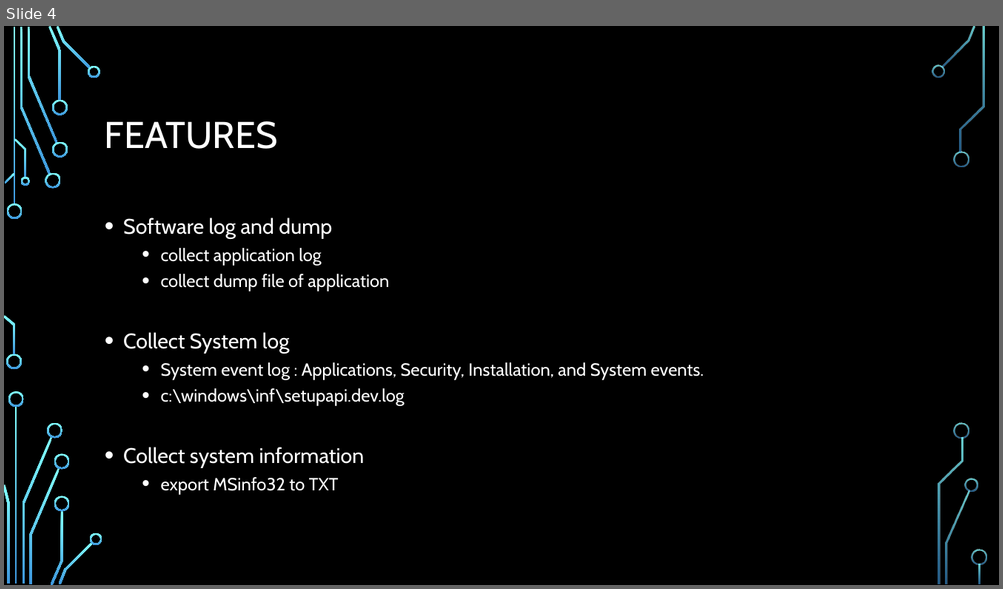
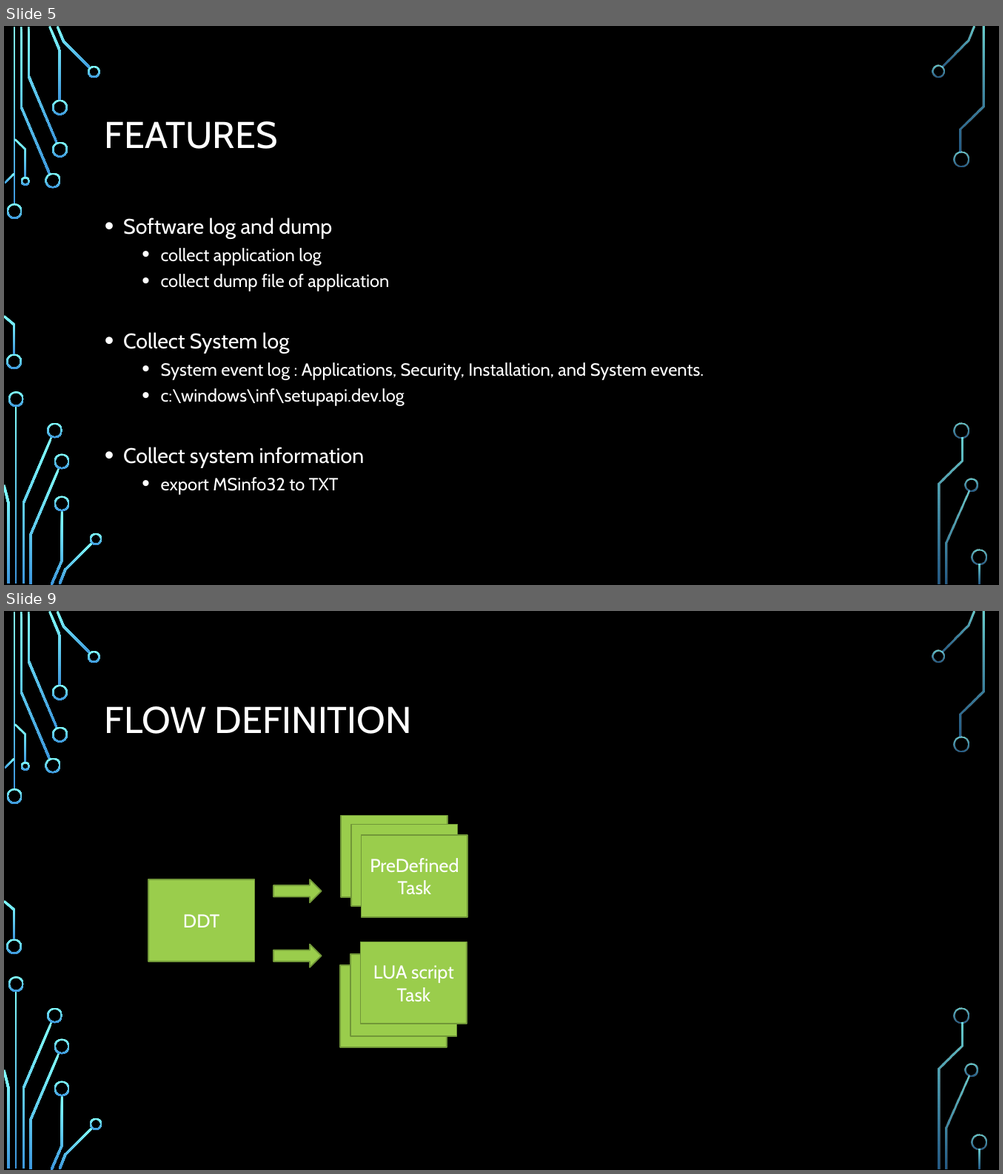
Before and after one commit to smokingpc/ddt, a slide deck: doc/Overview.pptx. Shown one above the other, each under a label of ours: slide 4 before the commit, slides 5 and 9 after it; the slides between them are not shown. The pictures are 1003x589 and 1003x1174 pixels, drawn with LibreOffice and Linux fonts; fonts in the diff are those of the drawing; background and template pictures are left out. Boxes give left, top, right and bottom in pixels: in the first picture for what was removed or moved away, otherwise in the second. Text is boxed around its words. In the diff, an @@ line names an element or a change of style, - is before the commit and + after.

```diff
--- a/doc/Overview.pptx
+++ b/doc/Overview.pptx
@@ slide 9 added at bbox=[4, 611, 999, 1170], background picture (left out); not listed: 36 template elements that a slide beside it also shows @@
@@ title added at bbox=[105, 706, 412, 734], 36 pt, text #FFFFFF @@
+FLOW DEFINITION
@@ rectangle added at bbox=[341, 815, 447, 897], fill #9ACD4C, outline #729838 1.25 pt, 18 pt, text #FFFFFF @@
+PreDefined Task
@@ rectangle added at bbox=[351, 824, 458, 906], fill #9ACD4C, outline #729838 1.25 pt, 18 pt, text #FFFFFF @@
+PreDefined Task
@@ rectangle added at bbox=[361, 835, 468, 917], fill #9ACD4C, outline #729838 1.25 pt, 18 pt, text #FFFFFF @@
+PreDefined Task
@@ rectangle added at bbox=[148, 880, 255, 962], fill #9ACD4C, outline #729838 1.25 pt, 18 pt, text #FFFFFF @@
+DDT
@@ right arrow added at bbox=[273, 880, 321, 903], fill #9ACD4C, outline #729838 1.25 pt @@
@@ rectangle added at bbox=[361, 943, 467, 1025], fill #9ACD4C, outline #729838 1.25 pt, 18 pt, text #FFFFFF @@
+LUA script Task
@@ right arrow added at bbox=[273, 945, 321, 968], fill #9ACD4C, outline #729838 1.25 pt @@
@@ rectangle added at bbox=[340, 965, 447, 1048], fill #9ACD4C, outline #729838 1.25 pt, 18 pt, text #FFFFFF @@
+LUA script Task
@@ rectangle added at bbox=[350, 954, 457, 1037], fill #9ACD4C, outline #729838 1.25 pt, 18 pt, text #FFFFFF @@
+LUA script Task
@@ what was slide 4 is now slide 5 @@
```
Also in this commit, not shown: 2 slides changed, 5 other slides added, 5 slides removed, 2 other files.
